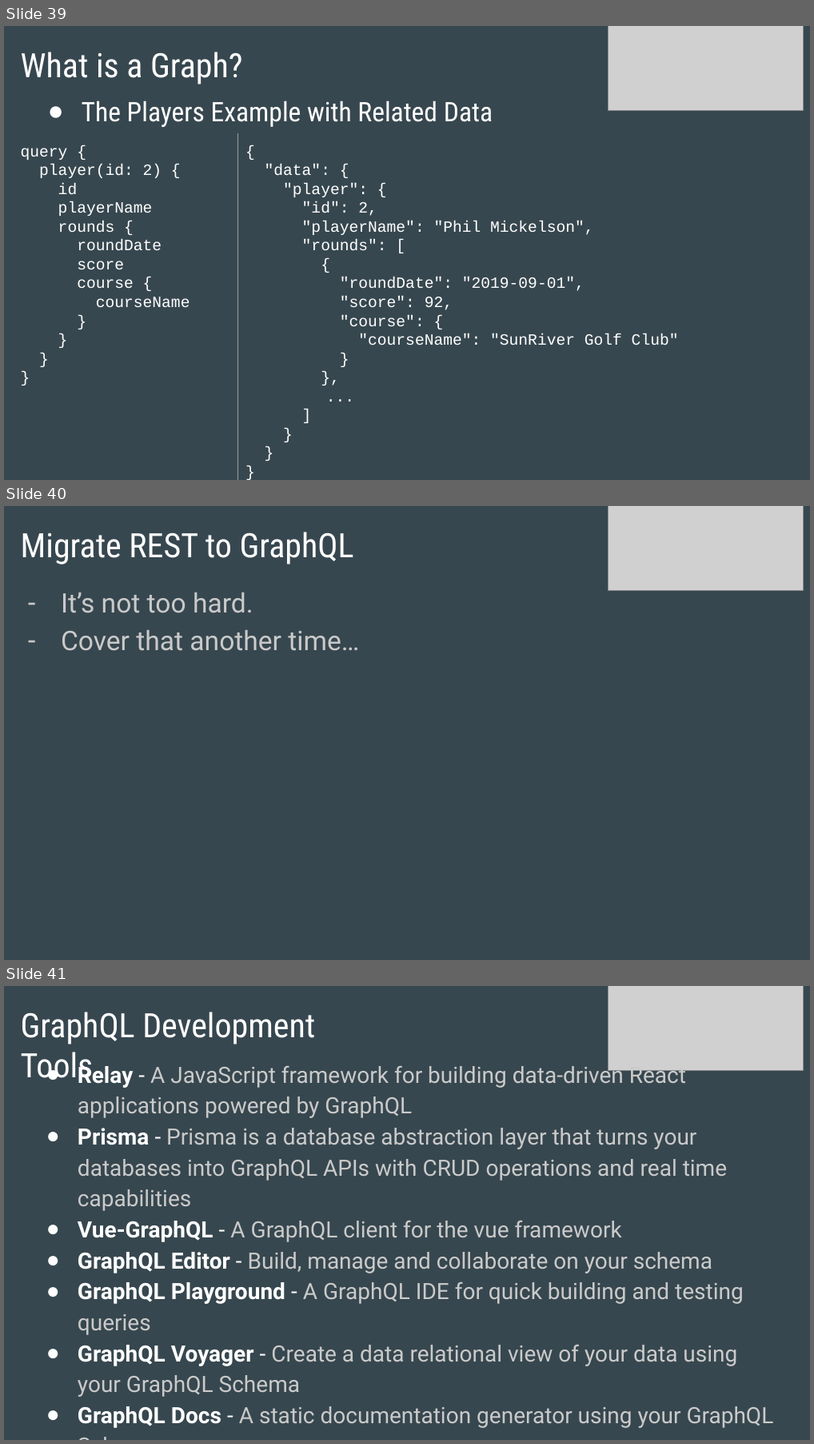
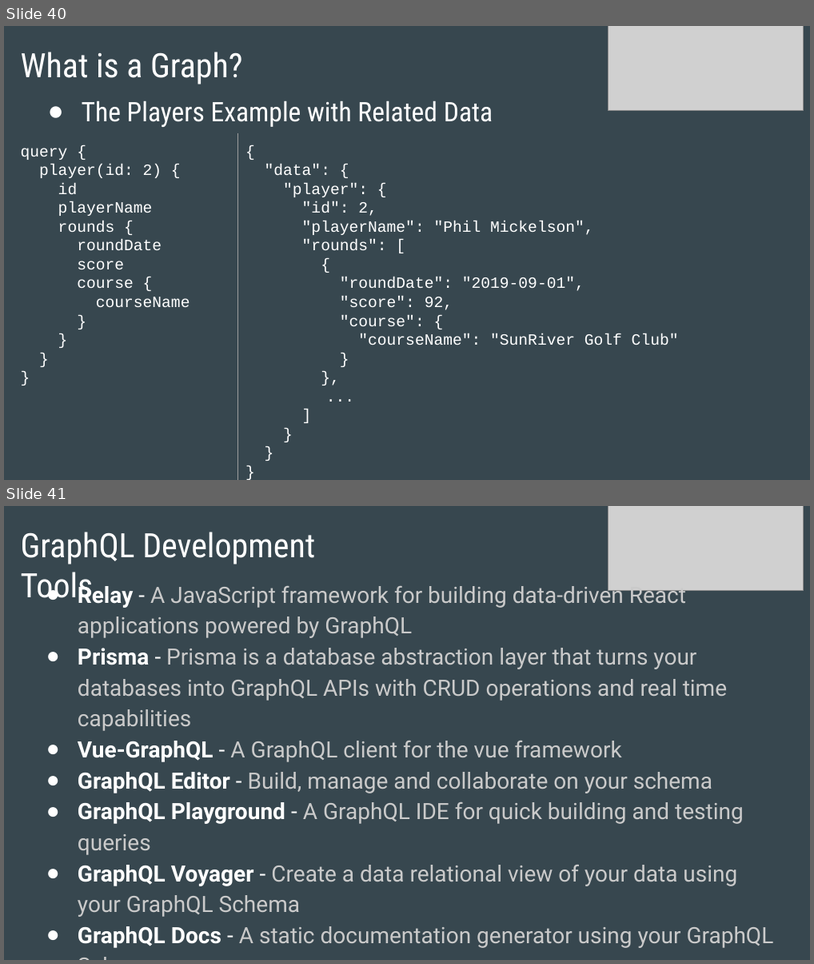
Before and after one commit to unitiweb/golf-players-graphql-demo, a slide deck: slideshow/GraphQL Introduction.pptx. Shown one above the other, each under a label of ours: slides 39, 40 and 41 before the commit, slides 40 and 41 after it. The pictures are 814x1444 and 814x964 pixels, drawn with LibreOffice and Linux fonts; fonts in the diff are those of the drawing; grey boxes stand for pictures. Boxes give left, top, right and bottom in pixels: in the first picture for what was removed or moved away, otherwise in the second. Text is boxed around its words. In the diff, an @@ line names an element or a change of style, - is before the commit and + after.

```diff
--- a/slideshow/GraphQL Introduction.pptx
+++ b/slideshow/GraphQL Introduction.pptx
@@ slide 40 removed at (4,506,810,960), background #37474F @@
@@ picture removed at (609,506,804,590) @@
@@ title removed at (21,532,354,564) @@
-Migrate REST to GraphQL
@@ text removed at (61,592,359,651) @@
-– It’s not too hard.
-– Cover that another time…
@@ what was slide 39 is now slide 40 @@
```
Also in this commit, not shown: 1 slide changed, 1 slide added, 1 other file.
